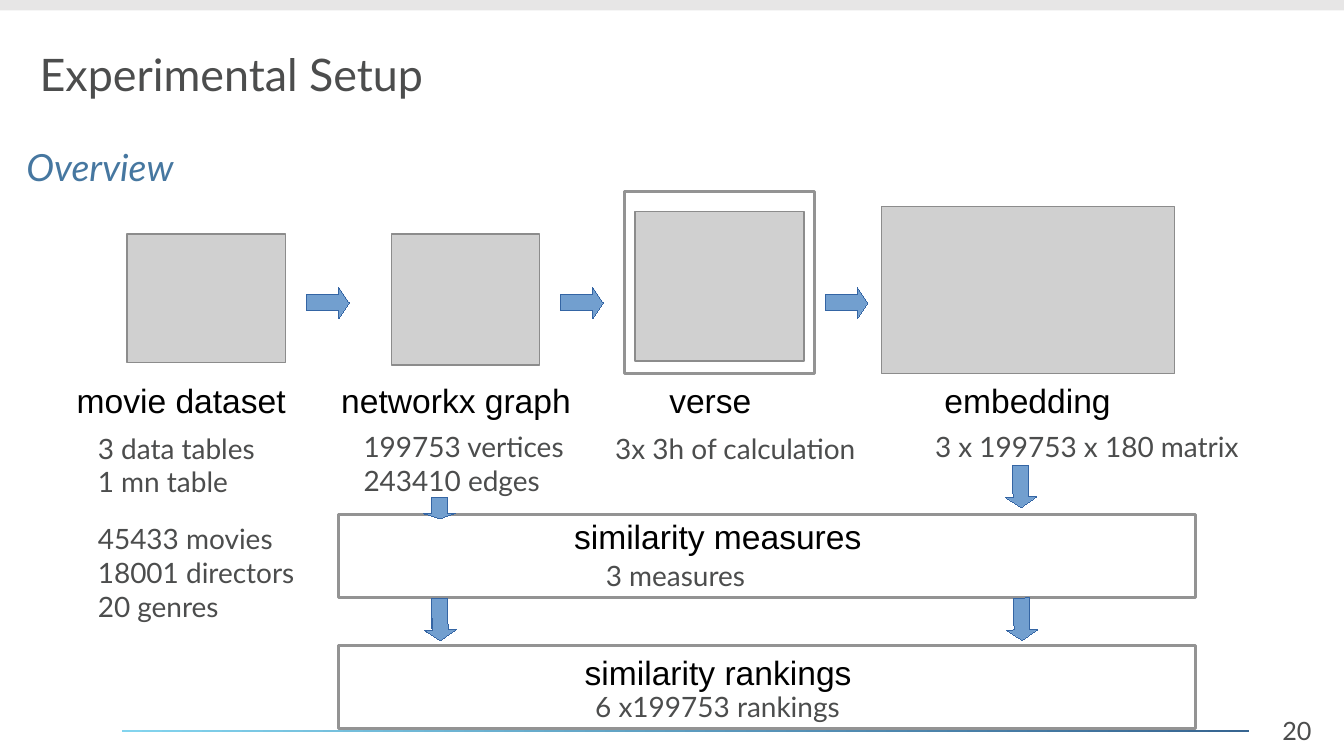
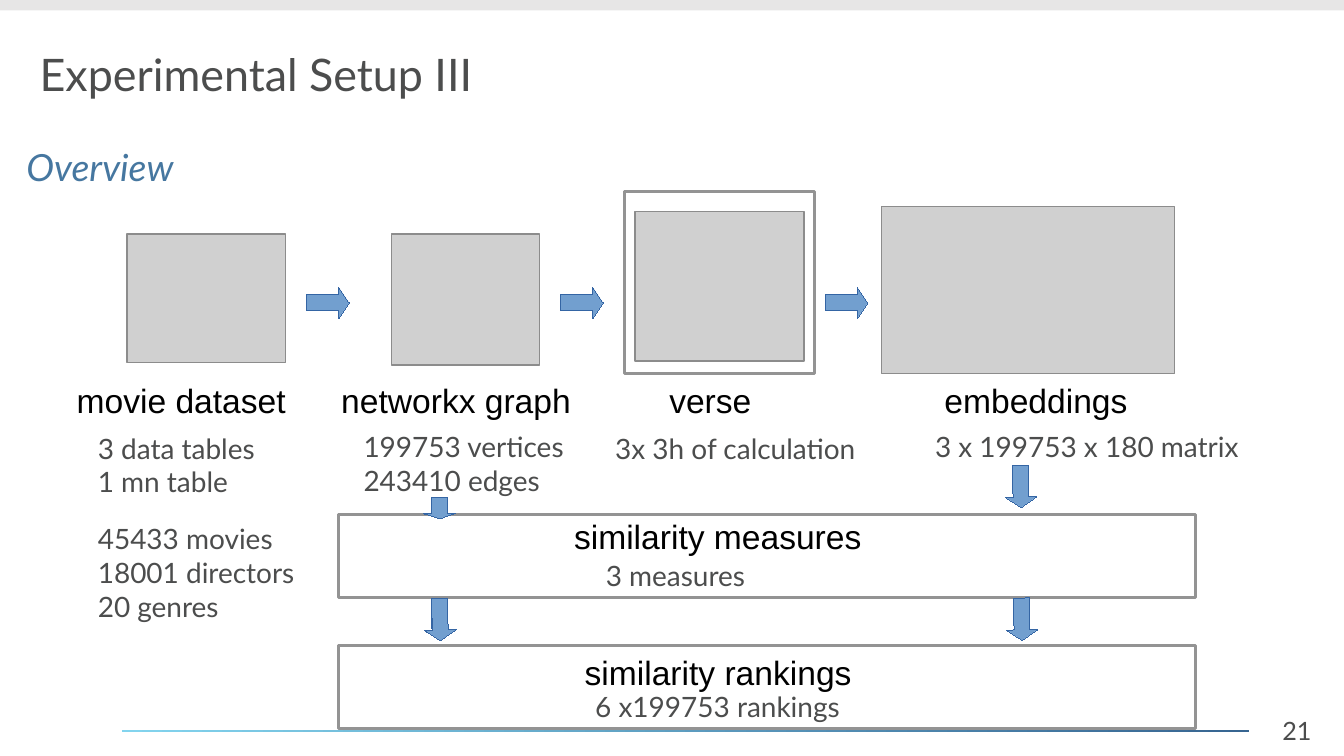
Before and after one commit to daelmo/DB2GraphGenerator, a slide deck: slide 21 of presentation/Analyse_eines_Forschungsthemas.odp (slide 20 before the commit). Drawn at 1344x756 pixels with LibreOffice and Linux fonts; fonts in the diff are those of the drawing; grey boxes stand for pictures; background and template pictures are left out. Boxes give left, top, right and bottom in pixels: in the first picture for what was removed or moved away, otherwise in the second. Text is boxed around its words. In the diff, an @@ line names an element or a change of style, - is before the commit and + after.

```diff
--- a/presentation/Analyse_eines_Forschungsthemas.odp
+++ b/presentation/Analyse_eines_Forschungsthemas.odp
@@ title at bbox=[40, 58, 472, 99]: text changed @@
-Experimental Setup
+Experimental Setup III
@@ text at bbox=[944, 388, 1127, 420]: text changed @@
-embedding
+embeddings
@@ page number at bbox=[1282, 721, 1311, 740]: text changed @@
-20
+21
```
Also in this commit, not shown: 27 other slides changed, 3 slides added, 1 slide removed, 1 other file.
